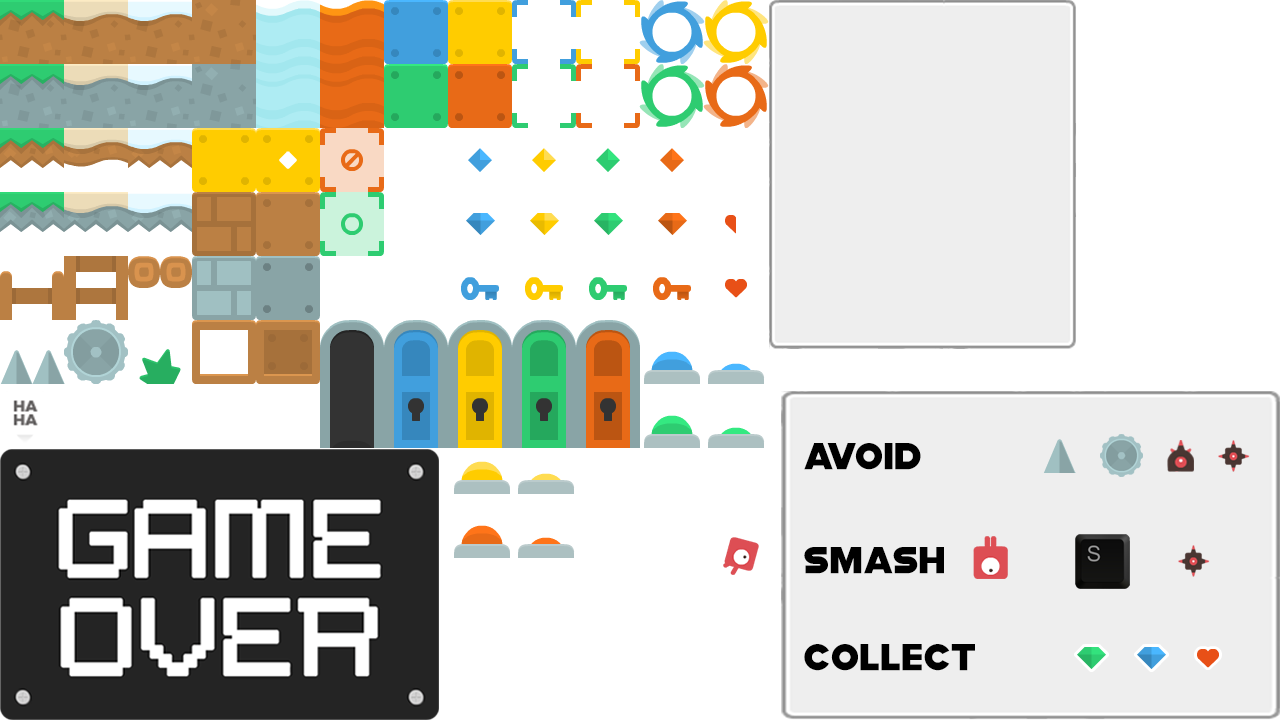
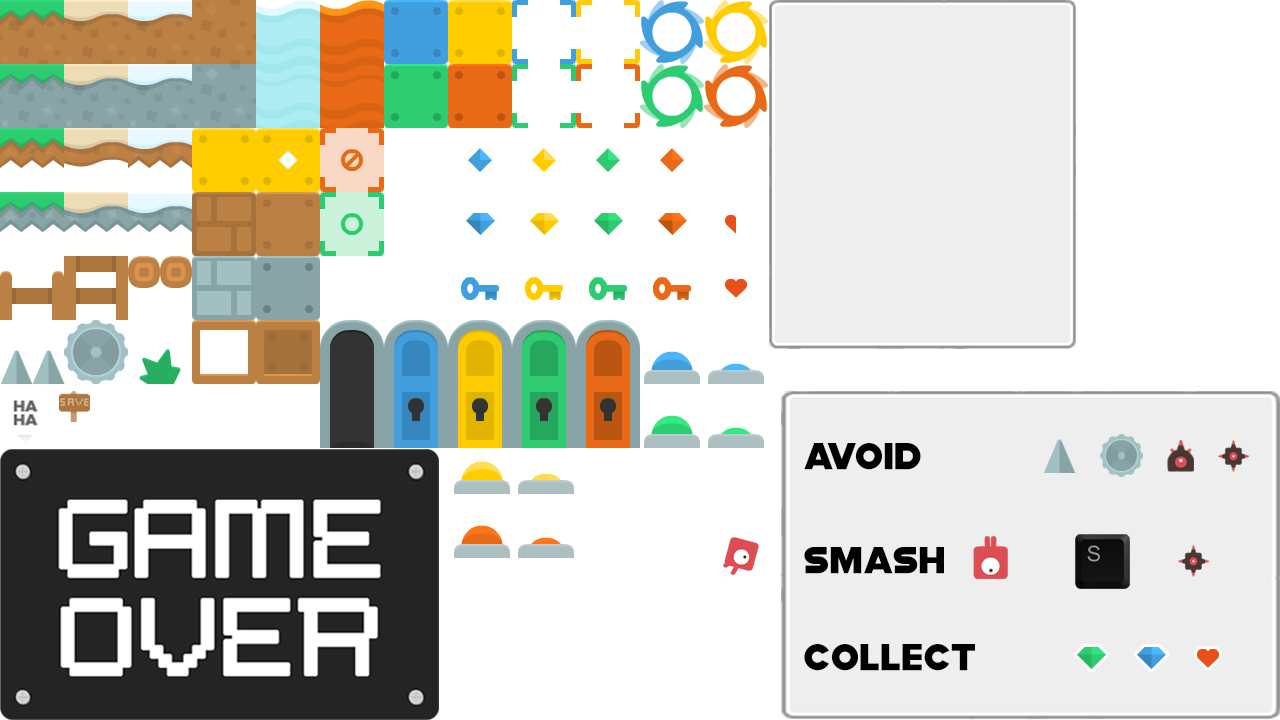
Layers edited between the first and the second 1280 x 720 image:
added layer "Capa 10" above "Capa 4 copia" over [59, 391, 90, 422]
